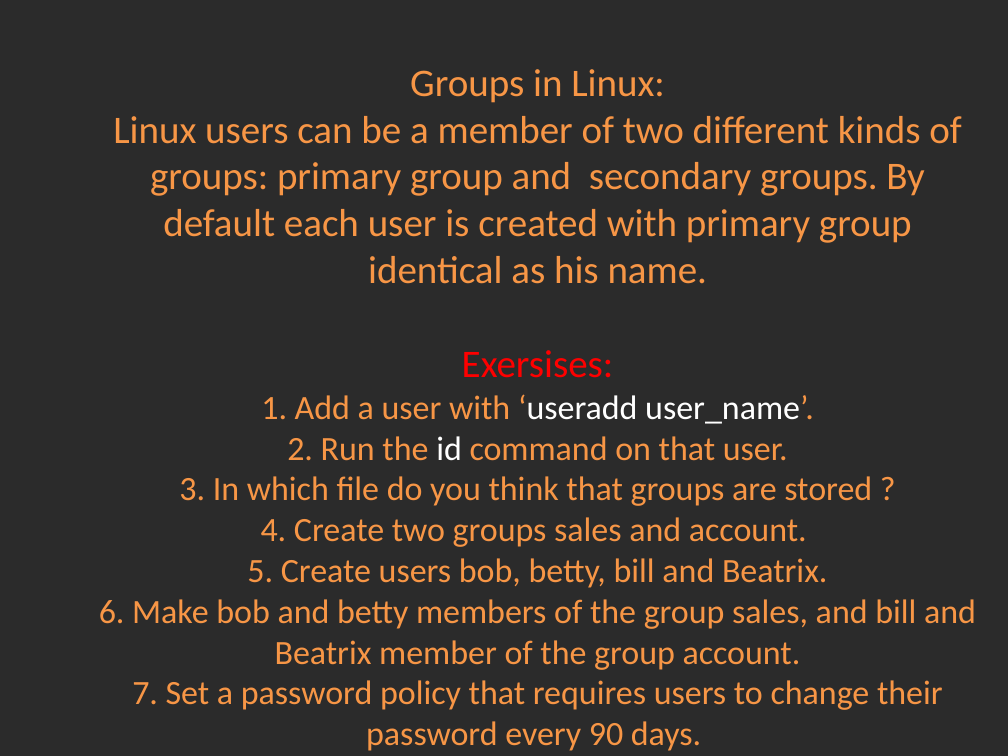
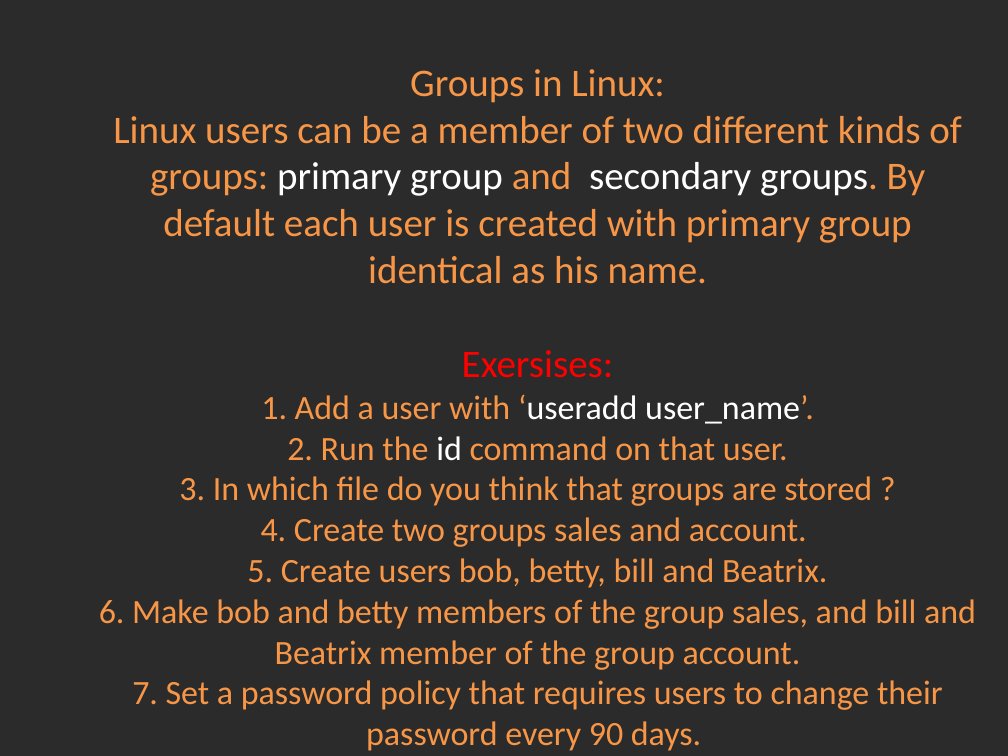
Before and after one commit to Academy-Soft-Intellect/Linux-Course, a slide deck: slide 6 of 4.Users_And_UsersGroups/04-UsersAndUsersGroups.pptx (slide 4 before the commit). Drawn at 1008x756 pixels with LibreOffice and Linux fonts; fonts in the diff are those of the drawing; background and template pictures are left out; a plain dark background stands for a picture behind light text. Boxes give left, top, right and bottom in pixels: in the first picture for what was removed or moved away, otherwise in the second. Text is boxed around its words. In the diff, an @@ line names an element or a change of style, - is before the commit and + after.

Commit message:
users and groups.

```diff
--- a/4.Users_And_UsersGroups/04-UsersAndUsersGroups.pptx
+++ b/4.Users_And_UsersGroups/04-UsersAndUsersGroups.pptx
@@ title "Groups in Linux: Linux users ..." at [99,69,976,751]: text colour #F79646 to #FFFFFF in "primary group secondary groups." @@
```
Also in this commit, not shown: 3 other slides changed, 3 slides added, 1 other file.
